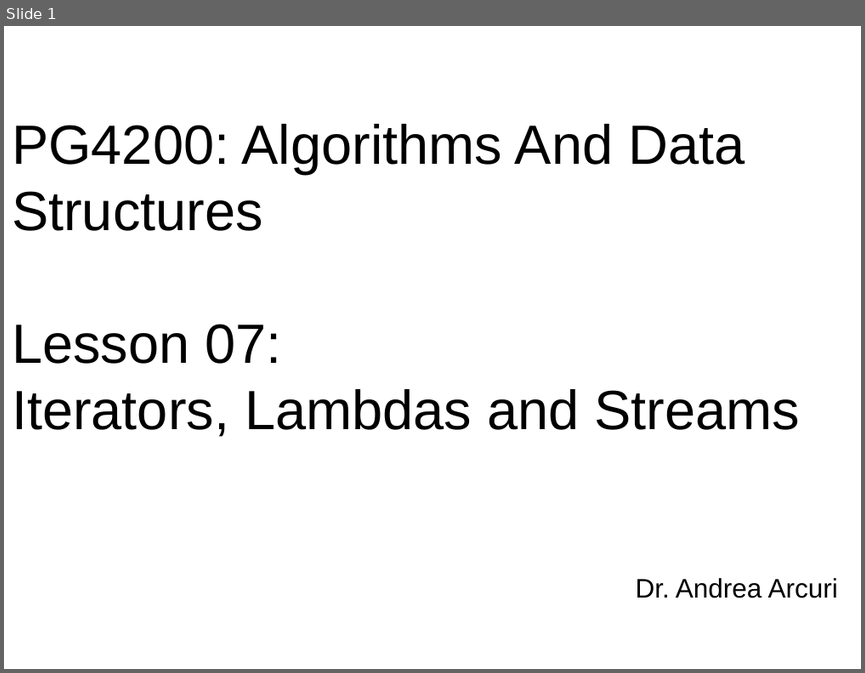
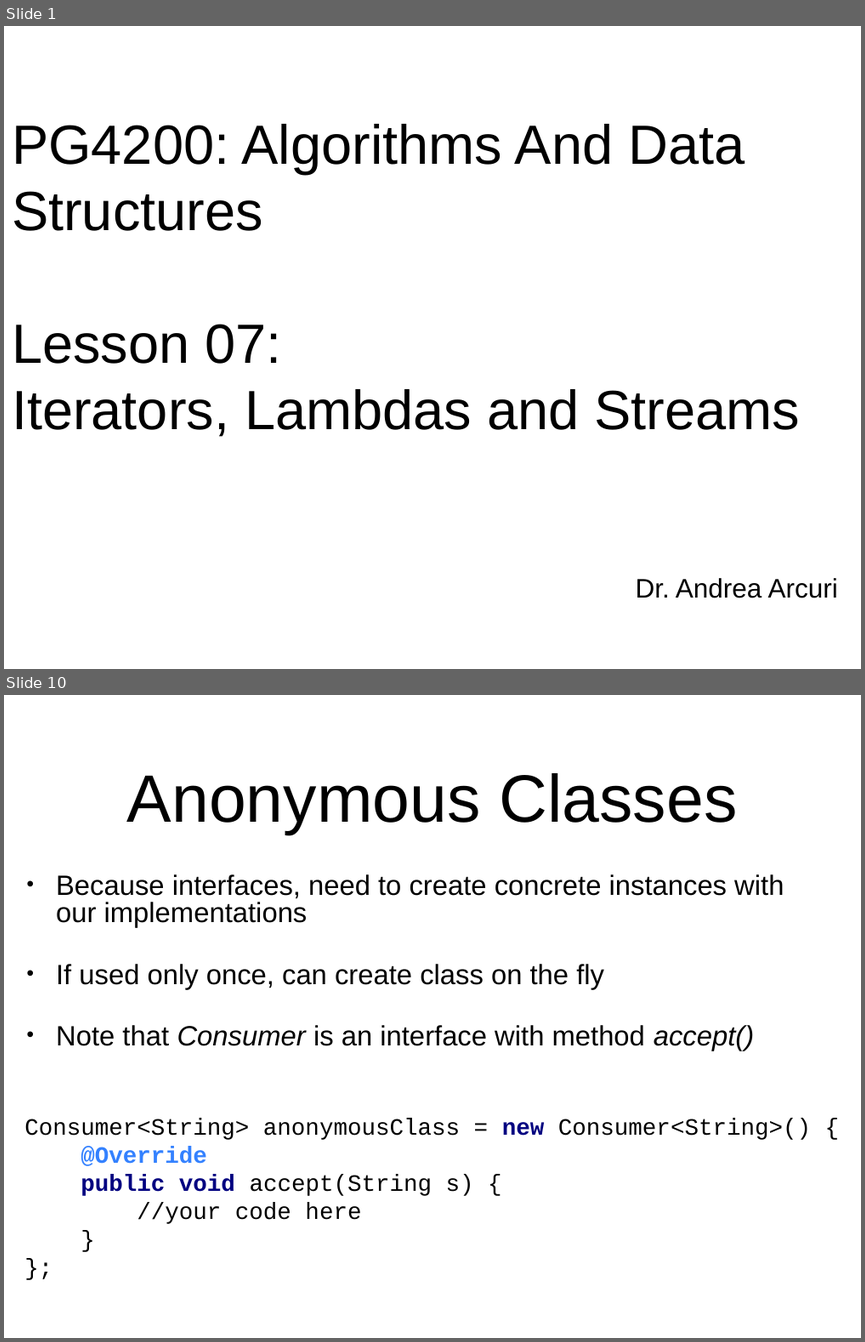
Before and after one commit to arcuri82/algorithms, a slide deck: docs/slides/07/07_streams.pptx. Shown one above the other, each under a label of ours: slide 1 before the commit, slides 1 and 10 after it; the slides between them are not shown. The pictures are 865x673 and 865x1342 pixels, drawn with LibreOffice and Linux fonts; fonts in the diff are those of the drawing. Boxes give left, top, right and bottom in pixels: in the first picture for what was removed or moved away, otherwise in the second. Text is boxed around its words. In the diff, an @@ line names an element or a change of style, - is before the commit and + after.

```diff
--- a/docs/slides/07/07_streams.pptx
+++ b/docs/slides/07/07_streams.pptx
@@ slide 10 added at (4, 695, 861, 1338), background #FFFFFF @@
@@ title added at (127, 773, 737, 834), 80 pt, text #000000 @@
+Anonymous Classes
@@ text added at (56, 874, 783, 1051), 33.3 pt, text #000000 @@
+• Because interfaces, need to create concrete instances with our implementations
+• If used only once, can create class on the fly
+• Note that Consumer is an interface with method accept()
@@ text added at (24, 1117, 811, 1224), 28 pt, text #000000 @@
+Consumer<String> anonymousClass = new Consumer<String>() {
+@Override
+public void accept(String s) {
+//your code here
+}
+};
```
Also in this commit, not shown: 22 other slides added, 1 other file.
